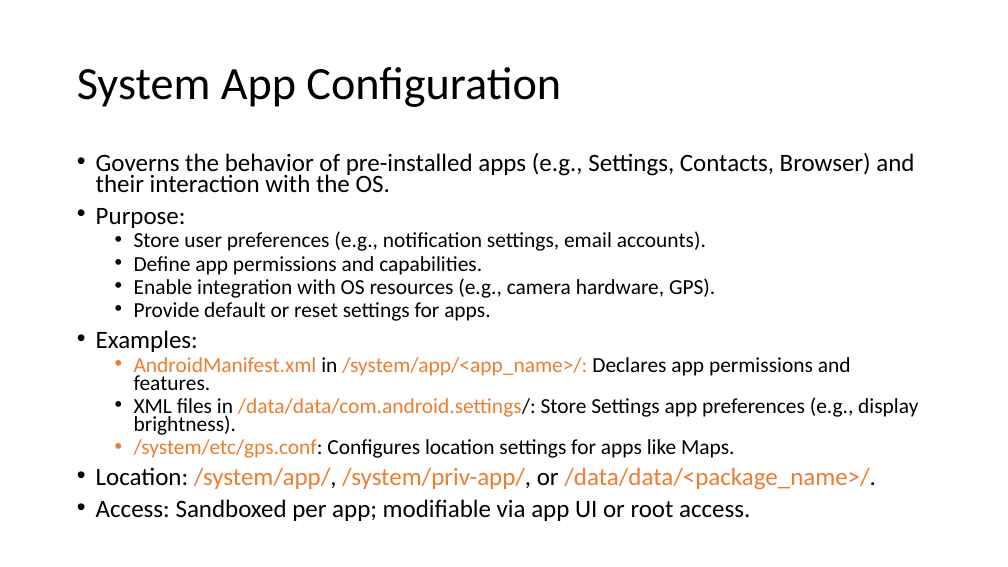
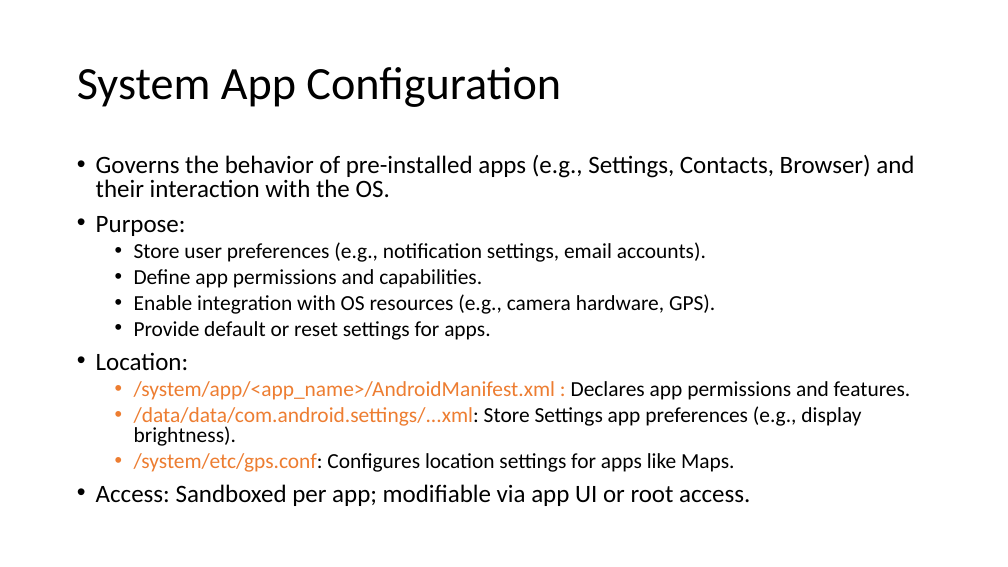
Before and after one commit to frankwxu/digital-forensics-lab, a slide deck: slide 17 of Android10/1_Pixel3_Image.pptx (slide 16 before the commit). Drawn at 1008x567 pixels with LibreOffice and Linux fonts; fonts in the diff are those of the drawing; background and template pictures are left out. Boxes give left, top, right and bottom in pixels: in the first picture for what was removed or moved away, otherwise in the second. Text is boxed around its words. In the diff, an @@ line names an element or a change of style, - is before the commit and + after.

Commit message:
update Android PPT

```diff
--- a/Android10/1_Pixel3_Image.pptx
+++ b/Android10/1_Pixel3_Image.pptx
@@ text at (x1=96, y1=155, x2=914, y2=506): line spacing 0.7 to 0.8 @@
@@ text at (x1=96, y1=352, x2=911, y2=446): text changed @@
-• Examples:
-  • AndroidManifest.xml in /system/app/<app_name>/: Declares app permissions and features.
-  • XML files in /data/data/com.android.settings/: Store Settings app preferences (e.g., display brightness).
+• Location:
+  • /system/app/<app_name>/AndroidManifest.xml : Declares app permissions and features.
+  • /data/data/com.android.settings/...xml: Store Settings app preferences (e.g., display brightness).
@@ text at (x1=96, y1=467, x2=876, y2=490): paragraph removed @@
-• Location: /system/app/, /system/priv-app/, or /data/data/<package_name>/.
```
Also in this commit, not shown: 3 other slides changed, 1 slide added.
